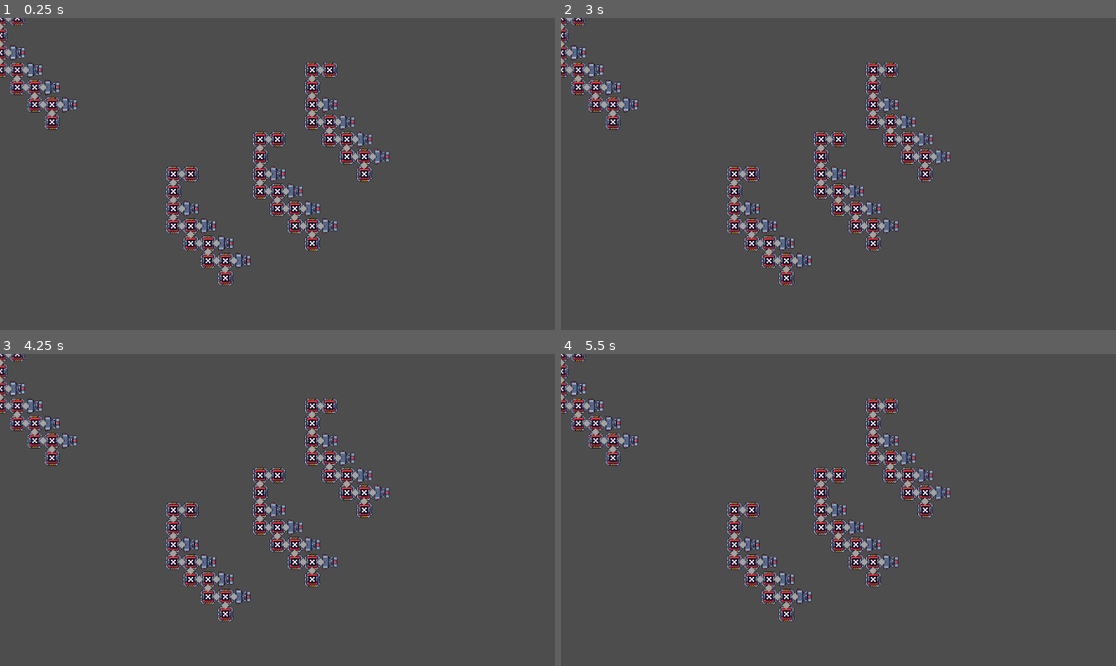
Above: before the commit, frames 1-4 (two rows, left to right).
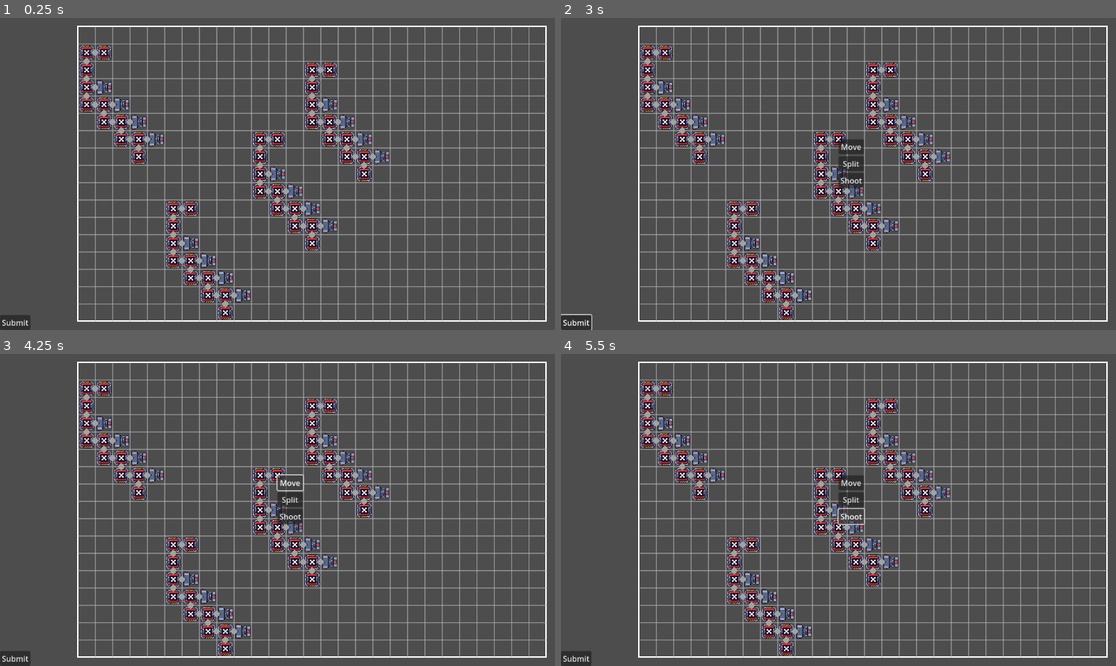
Above: after the commit, the same moments.

Repository: Retorikal/Nanodrone
Game: Godot game, scene res://Game/GameSession.tscn
Two runs of this game, one before a commit and one after it. Both use one fixed random seed, a clock stepped at 60 frames per second and the inputs below. Before the commit the project starts from res://Game/Level1.tscn.
Inputs (mouse positions are in pixels of both pictures, inside the frame that each line leads up to):
- Up to frame 1 (0.25 s): no input
- Up to frame 2 (3 s): click (577, 323) at 0.5 s, where only the run after the commit has a clickable "Submit"; click (577, 323) at 1.25 s, where only the run after the commit has a clickable "Submit"; click (577, 323) at 2 s, where only the run after the commit has a clickable "Submit"; tap Enter at 2.75 s; move the mouse to (838, 139) at 2.77 s; click (838, 139) at 2.92 s
- Up to frame 3 (4.25 s): click (288, 481) at 3.5 s, where only the run after the commit has a clickable "Move"
- Up to frame 4 (5.5 s): click (849, 500) at 4.25 s, where only the run after the commit has a clickable "Split"; click (849, 516) at 5 s, where only the run after the commit has a clickable "Shoot"

The runs differ from the first frame. In frame 1, 17% of the frame differs, in the area x 0-99%, y 0-100%; in frame 2, 17%; in frame 3, 17%; in frame 4, 17%.

Commit message:
Added UI interaction

Diff:
--- a/Game/GameSession.tscn
+++ b/Game/GameSession.tscn
@@ -1,3 +1,65 @@
-[gd_scene format=3 uid="uid://67nvt00cll2i"]
+[gd_scene load_steps=6 format=3 uid="uid://67nvt00cll2i"]
+
+[ext_resource type="Script" path="res://Scripts/Managers/CampaignManager.gd" id="1_w42tk"]
+[ext_resource type="PackedScene" uid="uid://bb2p7j8muohnk" path="res://Game/Level1.tscn" id="2_1se7r"]
+[ext_resource type="Script" path="res://Scripts/Controller/ControllerUI.gd" id="2_mqu68"]
+[ext_resource type="Script" path="res://Scripts/Controller/ControllerAI.gd" id="3_u83lr"]
+[ext_resource type="Script" path="res://Scripts/UI/GameUI.gd" id="5_lns60"]
 
 [node name="GameSession" type="Node2D"]
+script = ExtResource("1_w42tk")
+
+[node name="LevelManager" parent="." node_paths=PackedStringArray("user_con", "comp_con") instance=ExtResource("2_1se7r")]
+user_con = NodePath("../ControllerUI")
+comp_con = NodePath("../ControllerAI")
+
+[node name="ControllerUI" type="Node2D" parent="."]
+script = ExtResource("2_mqu68")
+
+[node name="ControllerAI" type="Node2D" parent="."]
+script = ExtResource("3_u83lr")
+
+[node name="GameUI" type="CanvasLayer" parent="." node_paths=PackedStringArray("controller")]
+script = ExtResource("5_lns60")
+controller = NodePath("../ControllerUI")
+state = null
+metadata/_edit_use_anchors_ = true
+
+[node name="Sidebar" type="VBoxContainer" parent="GameUI"]
+anchors_preset = 9
+anchor_bottom = 1.0
+offset_right = 63.0
+grow_vertical = 2
+size_flags_vertical = 3
+alignment = 1
+
+[node name="TurnCycle" type="VBoxContainer" parent="GameUI/Sidebar"]
+layout_mode = 2
+size_flags_vertical = 3
+
+[node name="Submit" type="Button" parent="GameUI/Sidebar"]
+layout_mode = 2
+size_flags_vertical = 10
+text = "Submit"
+
+[node name="SelectorBox" type="VBoxContainer" parent="GameUI"]
+offset_left = -64.0
+offset_right = -11.0
+offset_bottom = 101.0
+
+[node name="Move" type="Button" parent="GameUI/SelectorBox"]
+layout_mode = 2
+text = "Move"
+
+[node name="Split" type="Button" parent="GameUI/SelectorBox"]
+layout_mode = 2
+text = "Split"
+
+[node name="Shoot" type="Button" parent="GameUI/SelectorBox"]
+layout_mode = 2
+text = "Shoot
+"
+
+[connection signal="drone_clicked" from="LevelManager" to="GameUI" method="_on_drone_click"]
+[connection signal="resolve" from="GameUI" to="LevelManager" method="_on_resolve"]
+[connection signal="button_up" from="GameUI/Sidebar/Submit" to="GameUI" method="_on_resolve_click"]
--- a/Game/Level1.tscn
+++ b/Game/Level1.tscn
@@ -5,25 +5,29 @@
 
 [node name="LevelManager" type="Node2D"]
 script = ExtResource("1_ymga8")
-region_bound_tl = Vector2i(5, 2)
+region_bound_tl = Vector2i(5, 1)
 region_bound_br = Vector2i(31, 17)
-grid_stride = null
 
 [node name="Drone" parent="." instance=ExtResource("1_n34wm")]
 position = Vector2(540, 252)
+player_owned = true
 grid_pos = Vector2i(15, 7)
 split_strength = 2
 
 [node name="Drone2" parent="." instance=ExtResource("1_n34wm")]
-position = Vector2(360, 324)
-grid_pos = Vector2i(10, 9)
+position = Vector2(360, 396)
+player_owned = true
+grid_pos = Vector2i(10, 11)
 split_strength = 2
 
 [node name="Drone4" parent="." instance=ExtResource("1_n34wm")]
-position = Vector2(1.4013e-45, 1.4013e-45)
+position = Vector2(180, 72)
+player_owned = true
+grid_pos = Vector2i(5, 2)
 split_strength = 2
 
 [node name="Drone3" parent="." instance=ExtResource("1_n34wm")]
 position = Vector2(648, 108)
+player_owned = true
 grid_pos = Vector2i(18, 3)
 split_strength = 2
--- a/Scripts/Controller/Controller.gd
+++ b/Scripts/Controller/Controller.gd
@@ -13,3 +13,13 @@
 
 func prepare_controls(all_drones: Array[Drone], commandable_drones: Array[Drone]):
   pass
+
+func get_mock_commands(drones: Array[Drone]):
+  var commands: Array[Command]
+
+  for drone in drones:
+    var possible_joints = drone.joint_dict.keys()
+    var target_joint = drone.joint_dict[possible_joints[1]]
+    var new_command = SplitCommand.new(drone, target_joint)
+    commands.append(new_command)
+  return commands
--- a/Scripts/Controller/ControllerAI.gd
+++ b/Scripts/Controller/ControllerAI.gd
@@ -11,4 +11,4 @@
   pass
 
 func prepare_controls(all_drones: Array[Drone], commandable_drones: Array[Drone]):
-  pass
+  command_ready.emit(get_mock_commands(commandable_drones))
--- a/Scripts/Controller/ControllerUI.gd
+++ b/Scripts/Controller/ControllerUI.gd
@@ -1,5 +1,8 @@
 extends Controller
 class_name ControllerUI
+
+@onready var commands: Array[Command] = []
+@onready var commandables: Array[Drone] = []
 
 # Called when the node enters the scene tree for the first time.
 func _ready() -> void:
@@ -11,11 +14,7 @@
   pass
 
 func prepare_controls(all_drones: Array[Drone], commandable_drones: Array[Drone]):
-  var commands: Array[Command]
+  commandables = commandable_drones
 
-  for drone in commandable_drones:
-    var possible_joints = drone.joint_dict.keys()
-    var index:int = possible_joints.size/2
-    var target_joint = drone.joint_dict[possible_joints[index]]
-    commands.push_back(SplitCommand.new(drone, target_joint))
-  pass
+func submit_command():
+  command_ready.emit(commands)
--- a/Scripts/Entities/Drone.gd
+++ b/Scripts/Entities/Drone.gd
@@ -2,11 +2,11 @@
 extends Node2D
 class_name Drone
 
-signal drone_split(drone1: Drone, drone2: Drone)
+signal drone_split(drone: Drone, clone: Drone)
 signal drone_body_clicked(drone: Drone, cell: Cell)
 signal drone_joint_clicked(drone: Drone, joint: Joint)
 signal action_done(drone:Drone)
-signal destroyed(drone:Drone)
+signal drone_destroyed(drone:Drone)
 
 @export var player_owned: bool
 @export var grid_pos: Vector2i
@@ -35,7 +35,7 @@
 @onready var joint_dict: Dictionary = Dictionary()
 
 var local_bbox: Rect2i
-var is_queued: bool = false
+var is_moving: bool = false
 var global_bbox: Rect2i:
   get:
     return Rect2i(grid_pos + local_bbox.position, local_bbox.size)
@@ -50,12 +50,12 @@
 # Called every frame. 'delta' is the elapsed time since the previous frame.
 func _process(_delta: float) -> void:
   var target = grid_pos * grid_stride
+
+  if position.distance_squared_to(target) < 0.01 && is_moving:
+    is_moving = false
+    action_done.emit(self)
+
   position = position.lerp(target, 0.5);
-
-  if position.distance_squared_to(target) < 0.01 && is_queued:
-    is_queued = false
-    action_done.emit(self)
-  pass
 
 func register_joints():
   for id in cell_dict:
@@ -140,17 +140,17 @@
 func damage(damage: float):
   life -= damage
   if life <= 0:
-    destroyed.emit(self)
+    drone_destroyed.emit(self)
     queue_free()
 
 func move(target: Vector2i):
-  is_queued = true
   grid_pos = target
+  is_moving = true
   pass
 
 func split(joint: Joint) -> Drone:
-  is_queued = true
-  var split_cell_seed: Cell = joint.cell2
+  is_moving = true
+  var split_cell_seed: Cell = joint.get_cloneseed_cell()
   var split_vertical = joint.is_vertical
   delete_joint(joint)
 
@@ -171,8 +171,8 @@
   # Create clone
   var clone = Drone.new()
   clone.grid_stride = grid_stride
-  clone.is_queued = true
   clone.position = position
+  clone.is_moving = true
   clone.breakpoint_template = breakpoint_template
   clone.split_strength = split_strength
   for explored_id in explored_ids:
--- a/Scripts/Entities/Joint.gd
+++ b/Scripts/Entities/Joint.gd
@@ -19,6 +19,16 @@
     max_cell = pos1 if pos1.y > pos2.y else pos2
 
   return str(min_cell) + str(max_cell)
+
+func get_cloneseed_cell():
+  var pos1 = cell1.grid_pos
+  var pos2 = cell2.grid_pos
+
+  if pos1.x != pos2.x:
+    return cell1 if pos1.x > pos2.x else cell2
+
+  elif pos1.y != pos2.y:
+    return cell1 if pos1.y > pos2.y else cell2
 
 var is_vertical: bool:
   get:
--- a/Scripts/Managers/CampaignManager.gd
+++ b/Scripts/Managers/CampaignManager.gd
@@ -1,8 +1,20 @@
 extends Node
 
 
+@onready var level_man: LevelManager = $LevelManager
+@onready var con_ai: Controller = $ControllerAI
+@onready var con_ui: Controller = $ControllerUI
+@onready var ui: GameUI = $GameUI
+
 # Called when the node enters the scene tree for the first time.
 func _ready() -> void:
+  level_man.user_con = con_ui
+  level_man.comp_con = con_ai
+
+  await get_tree().create_timer(3.0).timeout
+
+  # print_debug("Command content: ", level_man.pending_commands.size())
+  # level_man.resolve_commands()
   pass # Replace with function body.
 
 
--- a/Scripts/Managers/LevelManager.gd
+++ b/Scripts/Managers/LevelManager.gd
@@ -1,5 +1,9 @@
+@tool
 extends Node2D
 class_name LevelManager
+
+signal drone_clicked(drone: Drone, node: Node2D)
+signal resolve_finish(drones: Array[Drone])
 
 enum State {PLANNING, MOVING}
 
@@ -7,11 +11,11 @@
 @export var region_bound_br: Vector2i
 @export var grid_stride: int = 36
 @export var state: State = State.PLANNING
+@export var user_con: Controller
+@export var comp_con: Controller
 
-var user_con: Controller
-var comp_con: Controller
 var drones: Array[Drone]
-var pending_command: Dictionary
+var pending_commands: Dictionary
 
 var valid_bbox: Rect2i:
   get():
@@ -19,14 +23,42 @@
 
 # Called when the node enters the scene tree for the first time.
 func _ready() -> void:
+  if Engine.is_editor_hint():
+    return
+
   for child in get_children():
     if child is Drone:
-      drones.append(child)
-  pass # Replace with function body.
+      register_drone(child)
 
-# Called every frame. 'delta' is the elapsed time since the previous frame.
-func _process(delta: float) -> void:
-  pass
+  state = State.PLANNING
+  user_con.connect("command_ready", self._on_command_ready)
+  comp_con.connect("command_ready", self._on_command_ready)
+  pool_command()
+
+func _draw() -> void:
+  var tl = Vector2(valid_bbox.position * grid_stride) - (Vector2.ONE * grid_stride * 0.5)
+  var bound_rect = Rect2(tl, valid_bbox.size * grid_stride)
+  draw_rect(bound_rect, Color.WHITE, false, 3)
+
+  for i in range(1, valid_bbox.size.y):
+    var bgn = Vector2(bound_rect.position.x, bound_rect.position.y + i * grid_stride)
+    var end = Vector2(bound_rect.end.x, bound_rect.position.y + i * grid_stride)
+    draw_line(bgn, end, Color.GRAY, .5, true)
+    pass
+
+  for i in range(1, valid_bbox.size.x):
+    var bgn = Vector2(bound_rect.position.x + i * grid_stride, bound_rect.position.y)
+    var end = Vector2(bound_rect.position.x + i * grid_stride, bound_rect.end.y)
+    draw_line(bgn, end, Color.GRAY, .5, true)
+    pass
+
+
+func register_drone(drone: Drone):
+  drone.connect("drone_split", self._on_drone_split)
+  drone.connect("drone_destroyed", self._on_drone_destroyed)
+  drone.connect("drone_body_clicked", self._on_drone_clicked)
+  drone.connect("drone_joint_clicked", self._on_drone_clicked)
+  drones.append(drone)
 
 func pool_command():
   var user_drones: Array[Drone] = []
@@ -56,12 +88,15 @@
   var resolvable_drones = drones.duplicate(false)
 
   for drone in resolvable_drones:
-    var command = pending_command[drone]
+    if !pending_commands.has(drone):
+      continue
+
+    var command = pending_commands[drone]
 
     if command is MoveCommand:
       move_within_bounds(drone, command.move_target)
 
-      if !drone.is_queued:
+      if drone.is_moving:
         await drone.action_done
 
     if command is SplitCommand:
@@ -69,11 +104,18 @@
       move_within_bounds(clone, clone.grid_pos)
       move_within_bounds(drone, drone.grid_pos)
 
-      if !drone.is_queued:
+      print("DMoving: ", drone.is_moving)
+      if drone.is_moving:
         await drone.action_done
 
-      if !clone.is_queued:
+      print("CMoving: ", clone.is_moving)
+      if clone.is_moving:
         await clone.action_done
+
+      register_drone(clone)
+
+  resolve_finish.emit(drones)
+  print_debug("Command resolved! Waiting for new ones..")
 
 func move_within_bounds(drone: Drone, target: Vector2i):
   var clamped_target = target
@@ -94,6 +136,22 @@
   drone.move(clamped_target)
   pass
 
+func _on_drone_split(_drone: Drone, clone: Drone):
+  register_drone(clone)
+
+func _on_drone_destroyed(drone: Drone):
+  drones.erase(drone)
+
+func _on_drone_clicked(drone:Drone, node: Node2D):
+  drone_clicked.emit(drone, node)
+
 func _on_command_ready(commands: Array[Command]):
   for command in commands:
-    pending_command[command.target_drone] = command
+    pending_commands[command.target_drone] = command
+    print_debug("Command added for:", command.target_drone)
+
+func _on_resolve():
+  state = State.MOVING
+  await resolve_commands()
+  state = State.PLANNING
+  pool_command()
--- /dev/null
+++ b/Scripts/UI/GameUI.gd
@@ -0,0 +1,47 @@
+extends Node
+class_name GameUI
+
+signal resolve()
+
+enum State{DEFAULT, SELECTING, SELECTING_MOVE, SELECTING_BREAK, WAITING}
+
+@export var controller: ControllerUI
+@export var state: State = State.DEFAULT
+
+@onready var selector: Control = $SelectorBox
+
+var selected_drone: Drone
+var selected_component: Node2D
+
+# Called when the node enters the scene tree for the first time.
+func _ready() -> void:
+  pass # Replace with function body.
+
+
+# Called every frame. 'delta' is the elapsed time since the previous frame.
+func _process(delta: float) -> void:
+  pass
+
+func _on_resolve_click():
+  state = State.DEFAULT
+  controller.submit_command()
+  resolve.emit()
+  pass
+
+func _on_resolve_finish(drones: Array[Drone]):
+  state = State.DEFAULT
+  controller.commands = []
+  pass
+
+func _on_drone_click(drone:Drone, component: Node2D):
+  match state:
+    State.DEFAULT:
+      state = State.SELECTING
+      selected_drone = drone
+      selected_component = component
+      selector.position = get_viewport().get_mouse_position()
+    State.SELECTING:
+      selected_drone = drone
+      selected_component = component
+      selector.position = get_viewport().get_mouse_position()
+      # Move selection window..
--- a/project.godot
+++ b/project.godot
@@ -11,7 +11,7 @@
 [application]
 
 config/name="Nanodrone"
-run/main_scene="res://Game/Level1.tscn"
+run/main_scene="res://Game/GameSession.tscn"
 config/features=PackedStringArray("4.3")
 config/icon="res://icon.svg"
 
